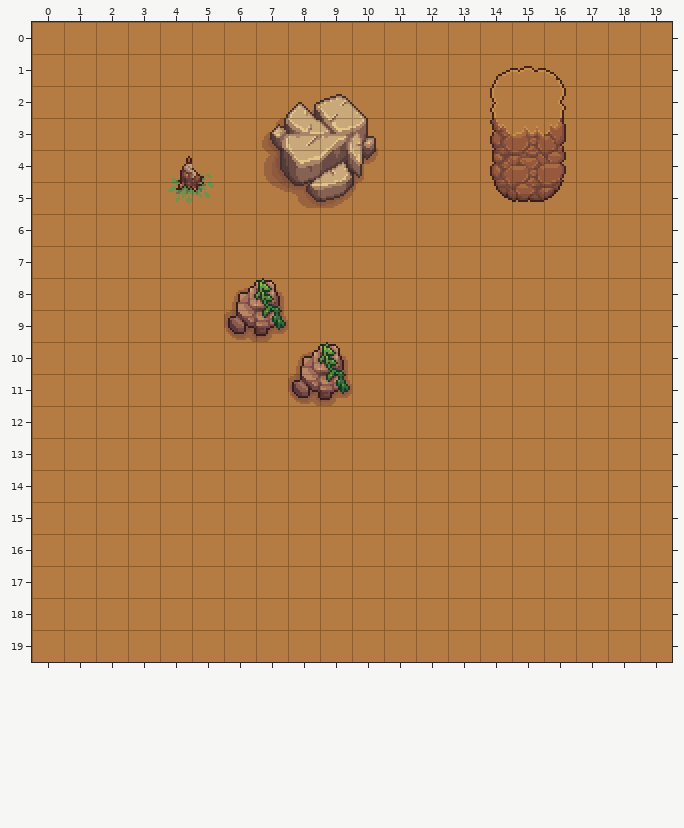
Tiled map -- examples/data/desert.tmx. The picture above was drawn from the file before the commit.
Cells are 16x16 px. Shown: x 0..19, y 0..19.
The same view after the edit:
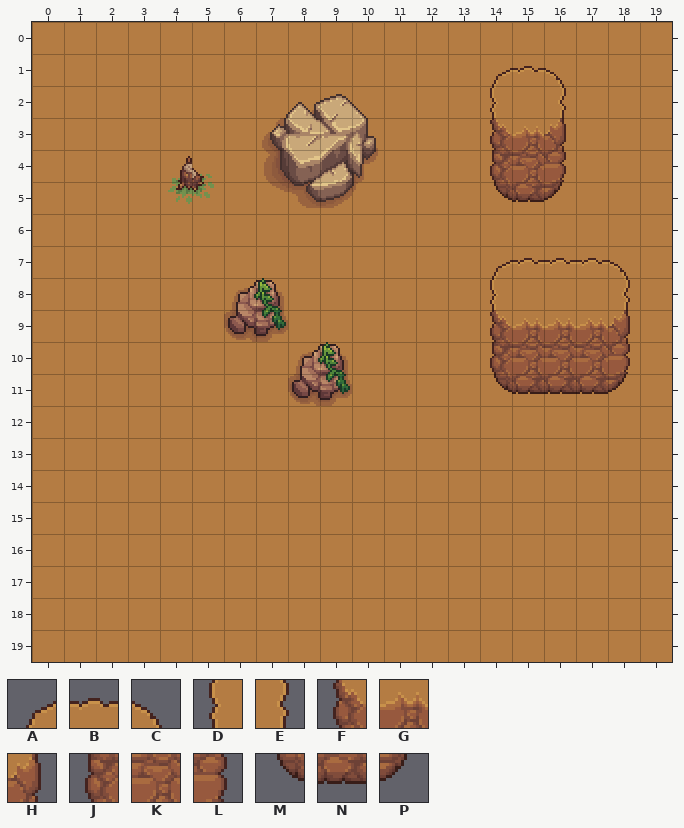
Key: from "atlas": A 7, B 8, C 9, D 28, E 30, F 49, G 50, H 51, J 70, K 71, L 72, M 91, N 92, P 93.
_ is an empty cell.
Edits made:
Layer "Objects":
Tile A now appears in row 7 at x 14.
Tile B now appears in row 7 at x 15 to 17.
Tile C now appears in row 7 at x 18.
Tile D now appears in row 8 at x 14.
Tile E now appears in row 8 at x 18.
Tile F now appears in row 9 at x 14.
Tile G now appears in row 9 at x 15 to 17.
Tile H now appears in row 9 at x 18.
Tile J now appears in row 10 at x 14.
Tile K now appears in row 10 at x 15 to 17.
Tile L now appears in row 10 at x 18.
Tile M now appears in row 11 at x 14.
Tile N now appears in row 11 at x 15 to 17.
Tile P now appears in row 11 at x 18.
